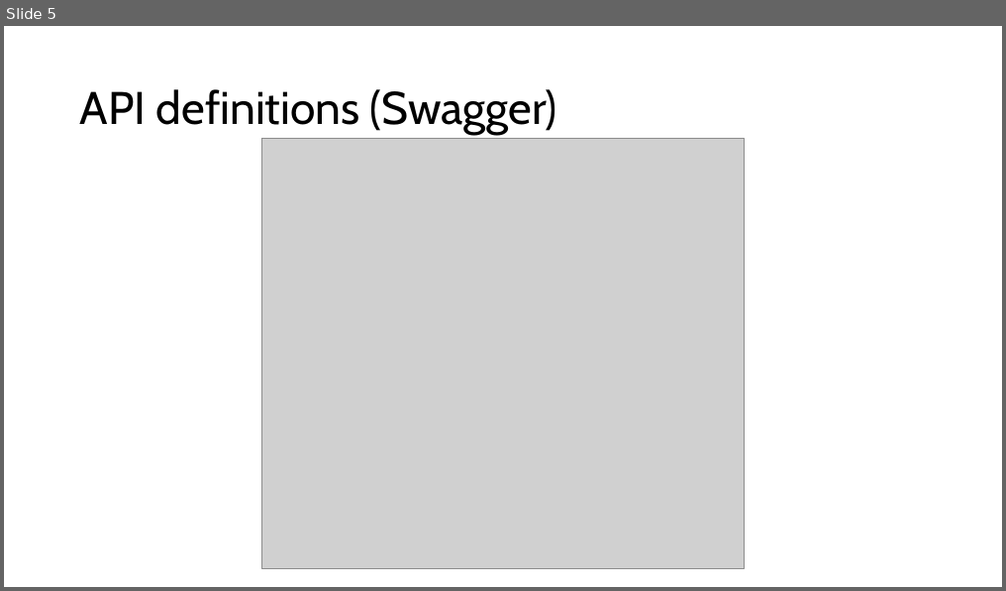
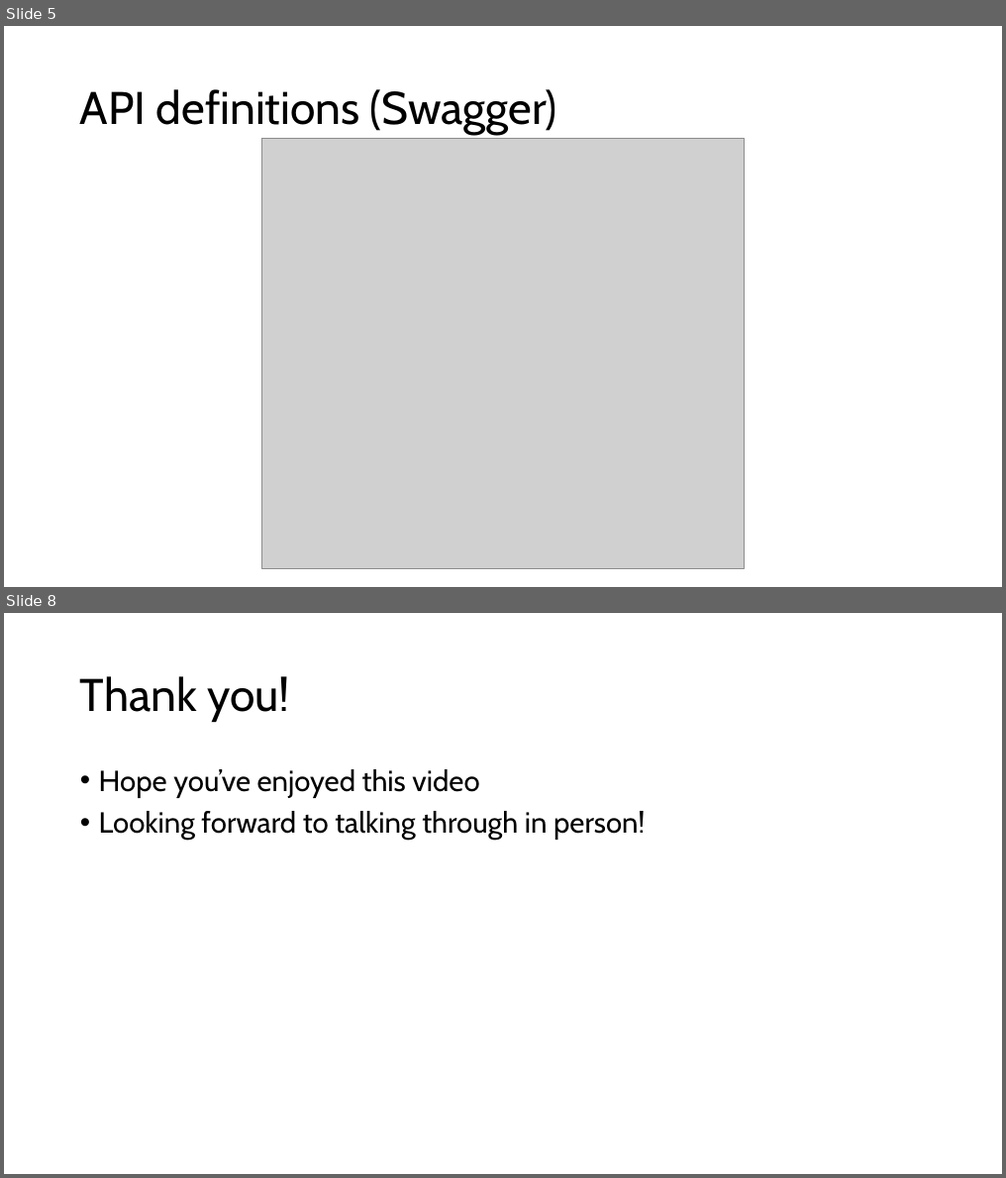
Before and after one commit to rennyeb/hci-take-home-interview-v3-main, a slide deck: Coding Exercise.pptx. Shown one above the other, each under a label of ours: slide 5 before the commit, slides 5 and 8 after it; the slides between them are not shown. The pictures are 1006x591 and 1006x1178 pixels, drawn with LibreOffice and Linux fonts; fonts in the diff are those of the drawing; grey boxes stand for pictures. Boxes give left, top, right and bottom in pixels: in the first picture for what was removed or moved away, otherwise in the second. Text is boxed around its words. In the diff, an @@ line names an element or a change of style, - is before the commit and + after.

```diff
--- a/Coding Exercise.pptx
+++ b/Coding Exercise.pptx
@@ slide 8 added at [4,613,1002,1174], background #FFFFFF @@
@@ title added at [80,676,290,722], 44 pt, text #000000 @@
+Thank you!
@@ text added at [99,769,645,840], 28 pt, text #000000 @@
+• Hope you’ve enjoyed this video
+• Looking forward to talking through in person!
```
Also in this commit, not shown: 1 slide changed, 2 other slides added, 1 slide removed, 2 other files.
